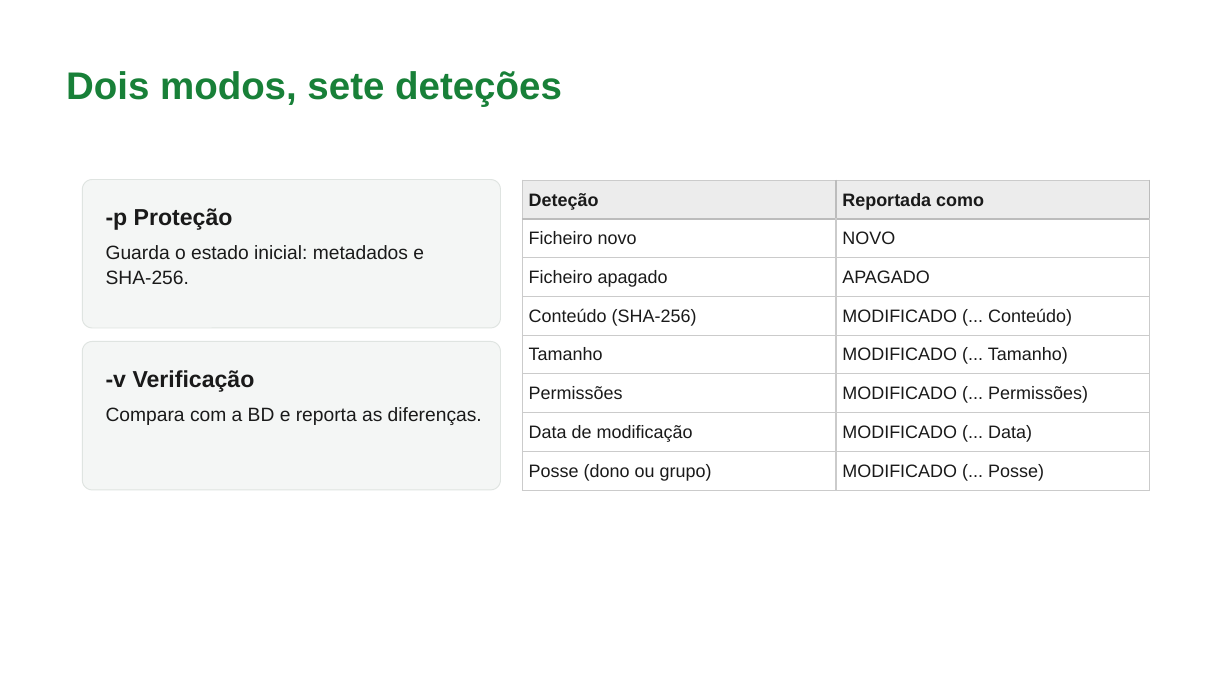
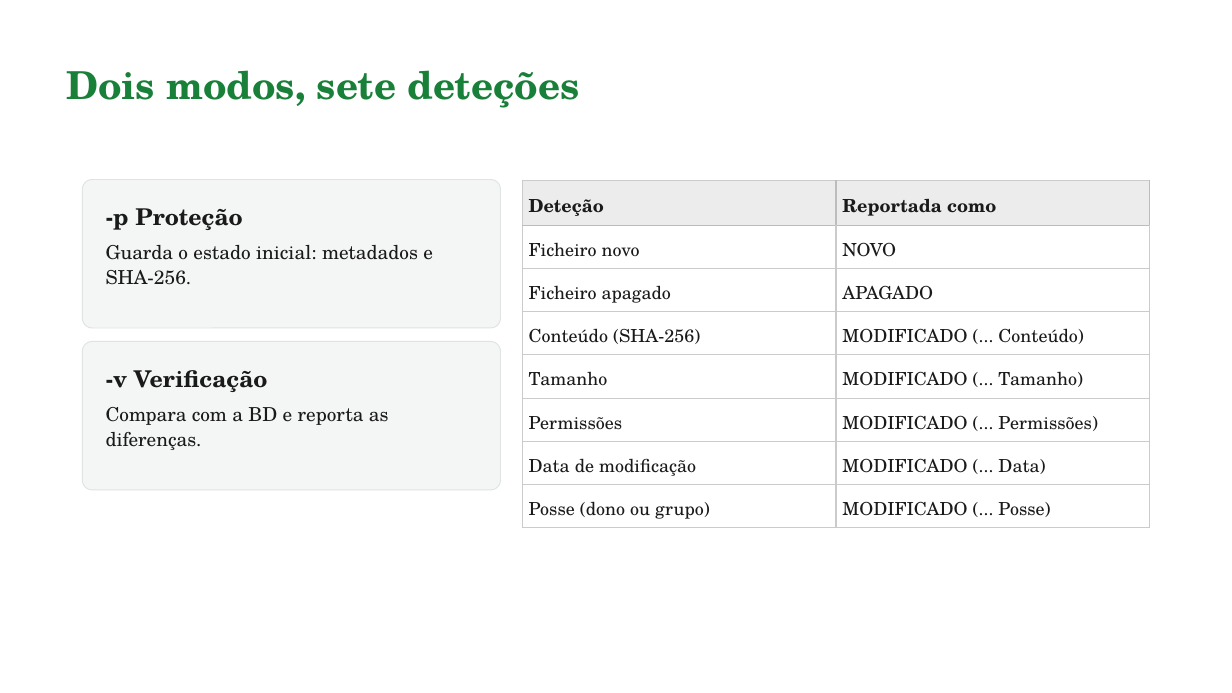
Before and after one commit to Alice678-afk/SO-Trabalho1, a slide deck: slide 3 of entrega/TrabalhoPratico1.pptx. Drawn at 1232x693 pixels with LibreOffice and Linux fonts; fonts in the diff are those of the drawing. Boxes give left, top, right and bottom in pixels: in the first picture for what was removed or moved away, otherwise in the second. Text is boxed around its words. In the diff, an @@ line names an element or a change of style, - is before the commit and + after.

```diff
--- a/entrega/TrabalhoPratico1.pptx
+++ b/entrega/TrabalhoPratico1.pptx
@@ table at bbox=[522, 180, 1149, 523] @@
@@ font Arial to TeX Gyre Schola @@
@@ font Arial to TeX Gyre Schola in 5 elements at bbox=[66, 70, 579, 108], bbox=[106, 208, 243, 230], bbox=[106, 245, 433, 285], bbox=[106, 370, 268, 392], bbox=[106, 407, 389, 450] @@
```
Also in this commit, not shown: 23 other slides changed, 5 slides added, 1 slide removed, 2 other files.
